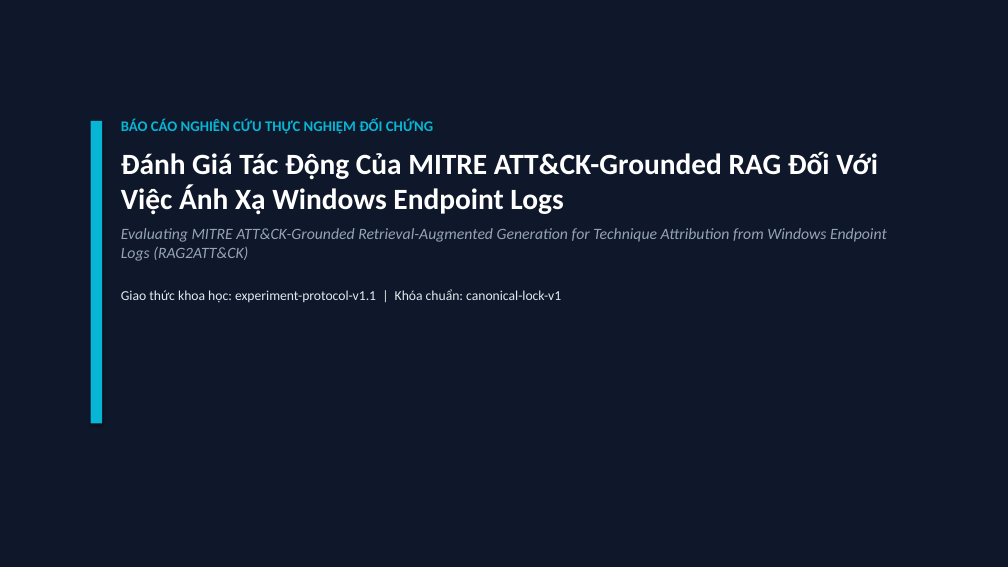
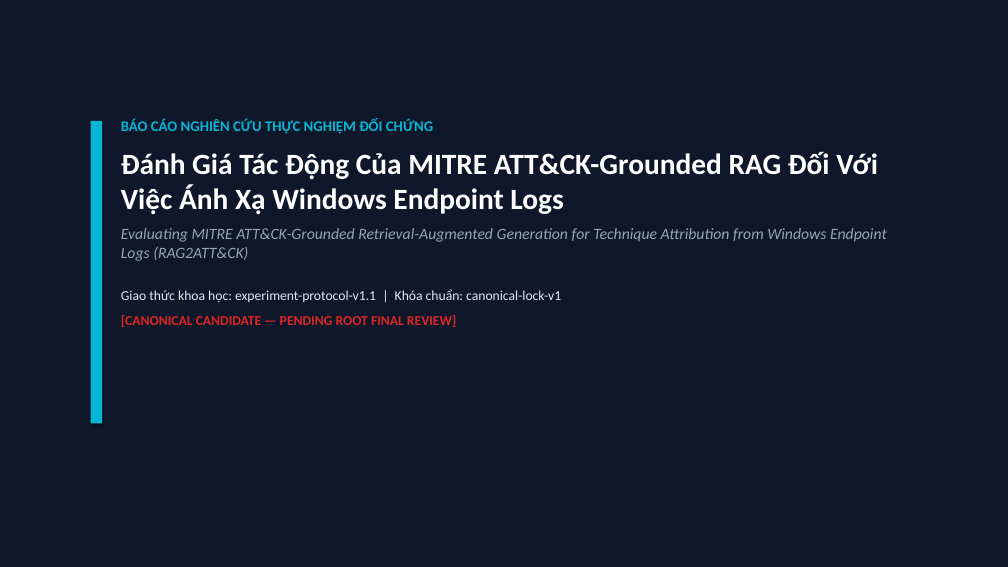
Before and after one commit to habachcp6/RAG2ATTCK, a slide deck: slide 1 of docs/presentation/slides.pptx. Drawn at 1008x567 pixels with LibreOffice and Linux fonts; fonts in the diff are those of the drawing. Boxes give left, top, right and bottom in pixels: in the first picture for what was removed or moved away, otherwise in the second. Text is boxed around its words. In the diff, an @@ line names an element or a change of style, - is before the commit and + after.

```diff
--- a/docs/presentation/slides.pptx
+++ b/docs/presentation/slides.pptx
@@ text at [121, 315, 456, 327]: paragraph added @@
+[CANONICAL CANDIDATE — PENDING ROOT FINAL REVIEW]
```
Also in this commit, not shown: 11 other slides changed, 23 other files.
